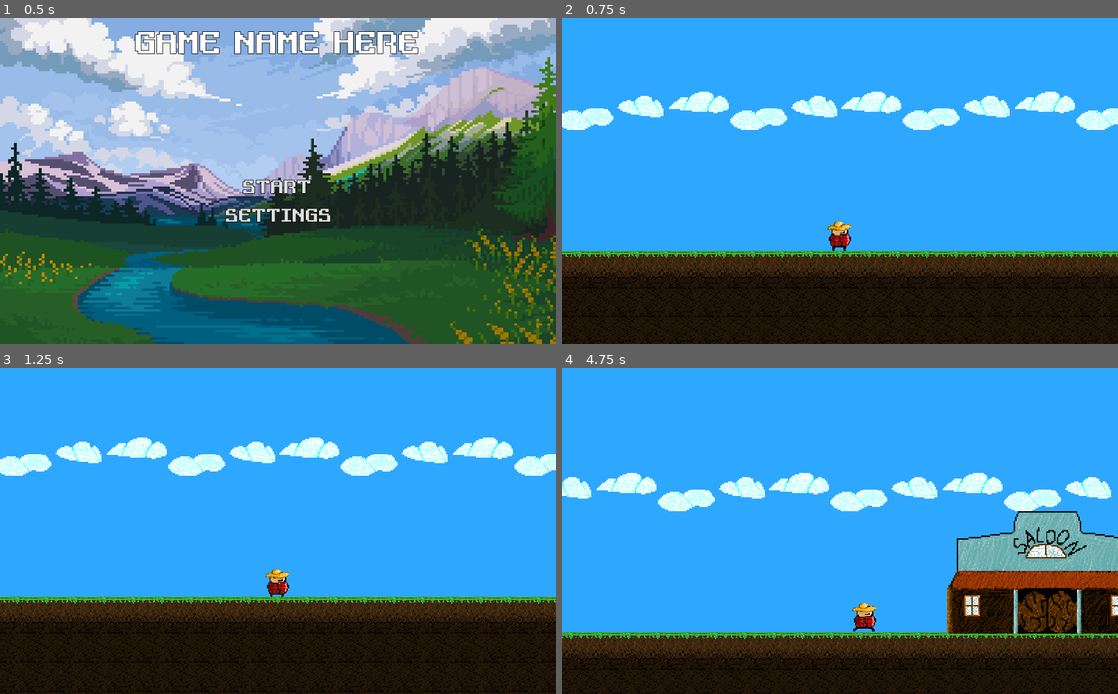
Above: before the commit, frames 1-4 (two rows, left to right).
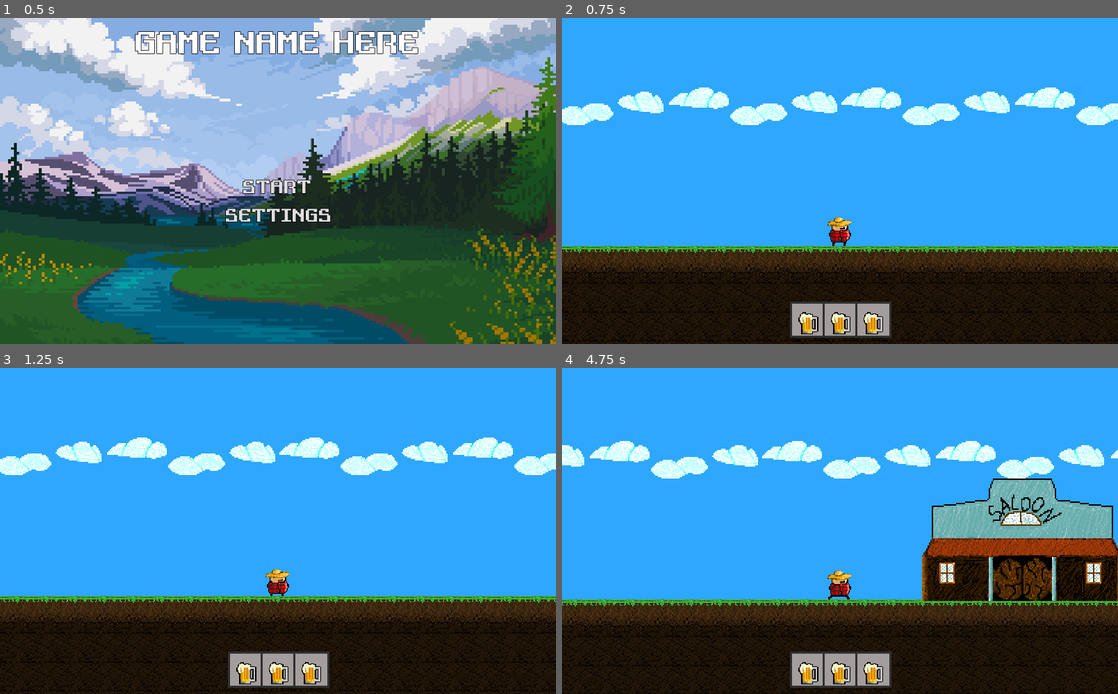
Above: after the commit, the same moments.

Repository: KGr1sha/Jame-Gam
Game: Godot game, scene res://Scenes/MainMenu/MainMenu.tscn
Same seed, same stepped clock (60 frames per second), same inputs: the game is played once before the commit and once after it.
Inputs (mouse positions are in pixels of both pictures, inside the frame that each line leads up to):
- Up to frame 1 (0.5 s): no input
- Up to frame 2 (0.75 s): click "START" at 0.5 s
- Up to frame 3 (1.25 s): no input
- Up to frame 4 (4.75 s): move the mouse to (962, 514) at 1.27 s; hold D (move_right) 1.28-2.78 s; click (962, 514) at 1.35 s; tap Space (jump) at 1.52, 2.27, 3.77, 4.52 s; move the mouse to (728, 547) at 2.02 s; tap E (use_items) at 2.1, 3.6 s; move the mouse to (895, 459) at 2.77 s; hold A (move_left) 2.78-3.53 s; click (895, 459) at 2.85 s; move the mouse to (812, 596) at 3.52 s; hold D (move_right) from 3.53 s (still down); move the mouse to (1006, 579) at 4.27 s; click (1006, 579) at 4.35 s

Frame 1 is identical in both runs. In frame 2, 12% of the frame differs, in the area x 0-100%, y 21-100%; in frame 3, 4.6%; in frame 4, 34%, in the area x 0-100%, y 22-100%.

Commit message:
inventory

Diff:
--- /dev/null
+++ b/Scenes/Inventory/Inventory.gd
@@ -0,0 +1,9 @@
+extends Control
+
+
+
+var inventory = {
+	'nails': false,
+	'rope': false,
+	'boards': false
+}
--- /dev/null
+++ b/Scenes/Inventory/Inventory.tscn
@@ -0,0 +1,64 @@
+[gd_scene load_steps=5 format=2]
+
+[ext_resource path="res://assets/Player/inventory.png" type="Texture" id=1]
+[ext_resource path="res://Scenes/Inventory/Slot.gd" type="Script" id=2]
+[ext_resource path="res://Scenes/Inventory/Inventory.gd" type="Script" id=3]
+
+[sub_resource type="StyleBoxTexture" id=1]
+texture = ExtResource( 1 )
+region_rect = Rect2( 0, 0, 16, 16 )
+
+[node name="Inventory" type="Control"]
+anchor_right = 1.0
+anchor_bottom = 1.0
+script = ExtResource( 3 )
+
+[node name="MarginContainer" type="MarginContainer" parent="."]
+anchor_right = 1.0
+anchor_bottom = 1.0
+custom_constants/margin_right = 10
+custom_constants/margin_left = 10
+custom_constants/margin_bottom = 10
+
+[node name="VBoxContainer" type="VBoxContainer" parent="MarginContainer"]
+margin_left = 10.0
+margin_right = 1014.0
+margin_bottom = 590.0
+
+[node name="HBoxContainer" type="HBoxContainer" parent="MarginContainer/VBoxContainer"]
+margin_top = 550.0
+margin_right = 1004.0
+margin_bottom = 590.0
+size_flags_horizontal = 7
+size_flags_vertical = 10
+
+[node name="GridContainer" type="GridContainer" parent="MarginContainer/VBoxContainer/HBoxContainer"]
+margin_left = 446.0
+margin_right = 558.0
+margin_bottom = 40.0
+size_flags_horizontal = 6
+custom_constants/hseparation = -4
+columns = 3
+
+[node name="Slot1" type="Panel" parent="MarginContainer/VBoxContainer/HBoxContainer/GridContainer"]
+margin_right = 40.0
+margin_bottom = 40.0
+rect_min_size = Vector2( 40, 40 )
+custom_styles/panel = SubResource( 1 )
+script = ExtResource( 2 )
+
+[node name="Slot2" type="Panel" parent="MarginContainer/VBoxContainer/HBoxContainer/GridContainer"]
+margin_left = 36.0
+margin_right = 76.0
+margin_bottom = 40.0
+rect_min_size = Vector2( 40, 40 )
+custom_styles/panel = SubResource( 1 )
+script = ExtResource( 2 )
+
+[node name="Slot3" type="Panel" parent="MarginContainer/VBoxContainer/HBoxContainer/GridContainer"]
+margin_left = 72.0
+margin_right = 112.0
+margin_bottom = 40.0
+rect_min_size = Vector2( 40, 40 )
+custom_styles/panel = SubResource( 1 )
+script = ExtResource( 2 )
--- /dev/null
+++ b/Scenes/Inventory/Item.tscn
@@ -0,0 +1,22 @@
+[gd_scene load_steps=2 format=2]
+
+[ext_resource path="res://assets/Restaurant/beer.png" type="Texture" id=1]
+
+[node name="Control" type="Control"]
+anchor_right = 1.0
+anchor_bottom = 1.0
+
+[node name="CenterContainer" type="CenterContainer" parent="."]
+anchor_right = 1.0
+anchor_bottom = 1.0
+size_flags_horizontal = 6
+size_flags_vertical = 6
+
+[node name="TextureRect" type="TextureRect" parent="CenterContainer"]
+margin_left = 496.0
+margin_top = 284.0
+margin_right = 528.0
+margin_bottom = 316.0
+size_flags_horizontal = 6
+size_flags_vertical = 6
+texture = ExtResource( 1 )
--- /dev/null
+++ b/Scenes/Inventory/Slot.gd
@@ -0,0 +1,10 @@
+extends Panel
+
+
+var item_scene = preload("res://Scenes/Inventory/Item.tscn")
+var item = null
+
+
+func _ready():
+	item = item_scene.instance()
+	add_child(item)
--- a/Scenes/Player/Player.tscn
+++ b/Scenes/Player/Player.tscn
@@ -1,10 +1,11 @@
-[gd_scene load_steps=22 format=2]
+[gd_scene load_steps=23 format=2]
 
 [ext_resource path="res://Scenes/Player/Player.gd" type="Script" id=1]
 [ext_resource path="res://assets/Player/Player4FPS.png" type="Texture" id=2]
 [ext_resource path="res://assets/Player/Player2FPS.png" type="Texture" id=3]
 [ext_resource path="res://assets/Player/main_character.png" type="Texture" id=4]
 [ext_resource path="res://assets/Player/jump_frame.png" type="Texture" id=5]
+[ext_resource path="res://Scenes/Inventory/Inventory.tscn" type="PackedScene" id=6]
 
 [sub_resource type="RectangleShape2D" id=1]
 extents = Vector2( 12, 13 )
@@ -106,7 +107,14 @@
 offset = Vector2( 0, -80 )
 current = true
 zoom = Vector2( 0.6, 0.6 )
-smoothing_enabled = true
+
+[node name="Inventory" parent="Camera2D" instance=ExtResource( 6 )]
+margin_left = -65.0
+margin_top = 53.0
+margin_right = -65.0
+margin_bottom = 53.0
+size_flags_horizontal = 6
+size_flags_vertical = 10
 
 [node name="Area2D" type="Area2D" parent="."]
 collision_layer = 2
Binary file added: assets/Player/inventory.png
Not shown, added: assets/Player/inventory.png.import
Binary file added: assets/ground/trees.png
Not shown, added: assets/ground/trees.png.import
